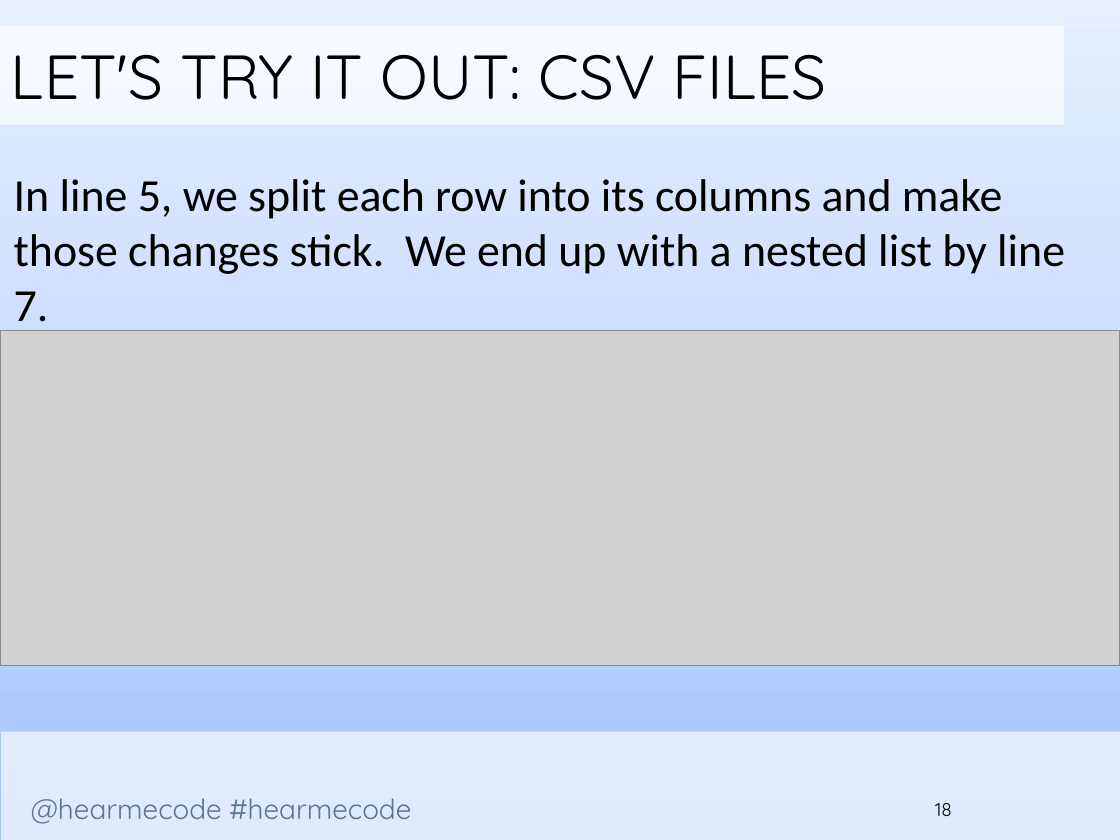
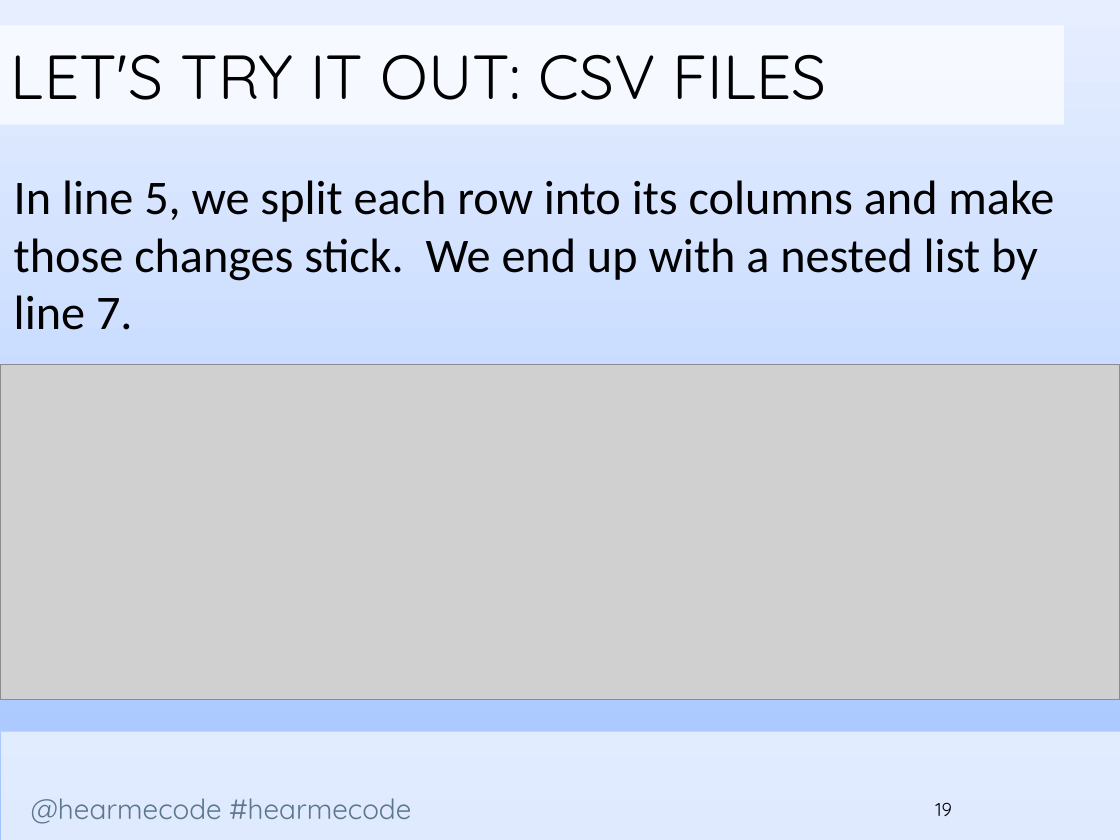
Before and after one commit to codelikeagirlcny/python-lessons-cny, a slide deck: slide 19 of slides/Lesson 3/Hear Me Code - File Handling and Dictionaries.pptx (slide 18 before the commit). Drawn at 1120x840 pixels with LibreOffice and Linux fonts; fonts in the diff are those of the drawing; grey boxes stand for pictures; background and template pictures are left out. Boxes give left, top, right and bottom in pixels: in the first picture for what was removed or moved away, otherwise in the second. Text is boxed around its words. In the diff, an @@ line names an element or a change of style, - is before the commit and + after.

```diff
--- a/slides/Lesson 3/Hear Me Code - File Handling and Dictionaries.pptx
+++ b/slides/Lesson 3/Hear Me Code - File Handling and Dictionaries.pptx
@@ text "In line 5, we split ..." at [14, 180, 1054, 330]: size 29.4 to 31 pt @@
@@ picture: place and size @@
-picture at [0, 330, 1120, 665]
+picture at [0, 364, 1120, 699]
@@ page number at [935, 802, 951, 816]: text changed @@
-18
+19
```
Also in this commit, not shown: 23 other slides changed, 1 slide added, 1 other file.
